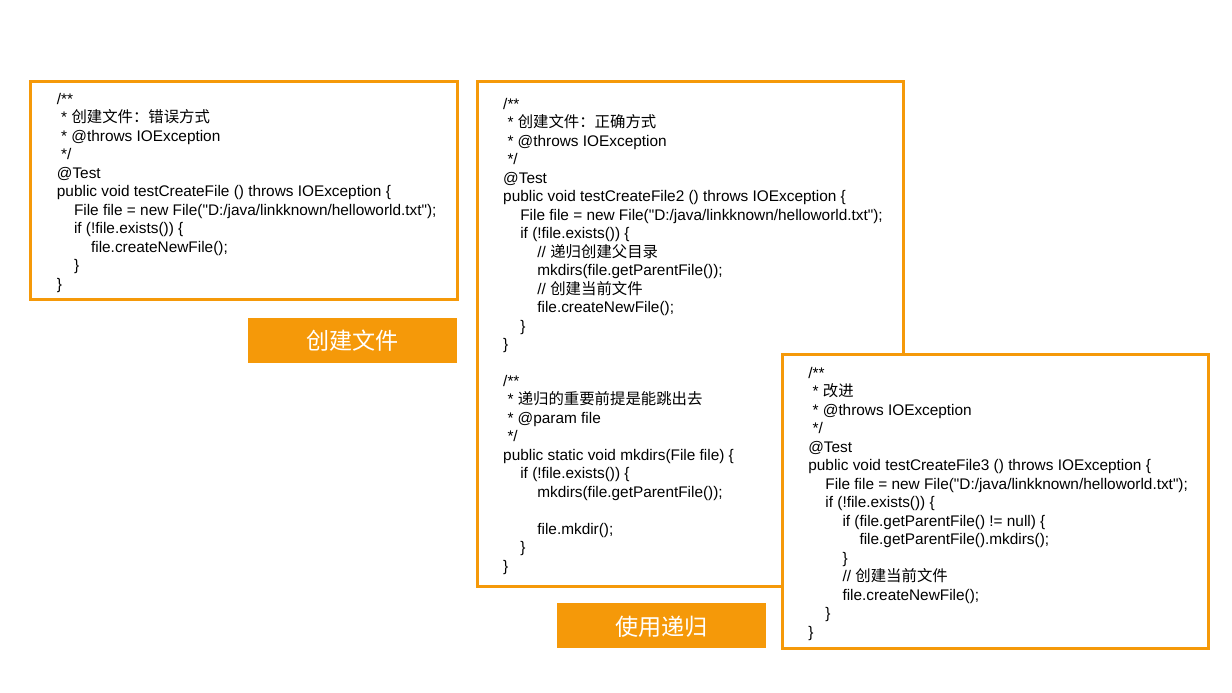
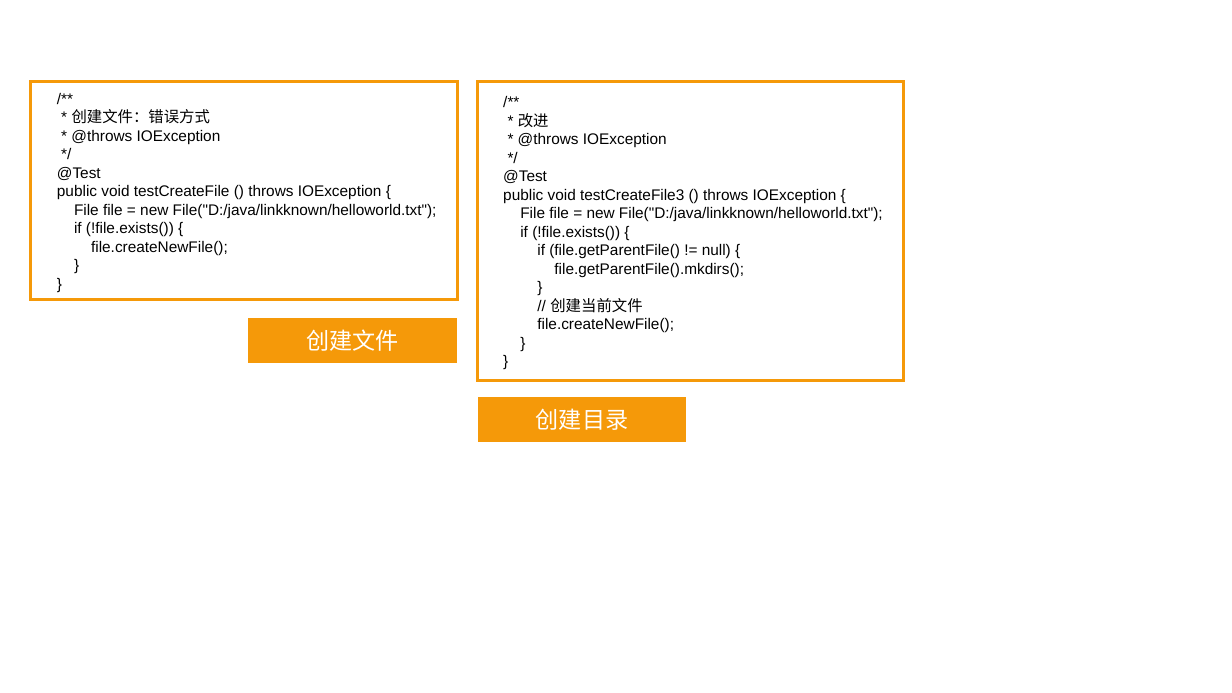
Before and after one commit to linkknown/PPT, a slide deck: slide 8 of 基础PPT/JavaSE进阶第三版/第6章：Java IO基础.pptx. Drawn at 1232x693 pixels with LibreOffice and Linux fonts; fonts in the diff are those of the drawing; background and template pictures are left out. Boxes give left, top, right and bottom in pixels: in the first picture for what was removed or moved away, otherwise in the second. Text is boxed around its words. In the diff, an @@ line names an element or a change of style, - is before the commit and + after.

```diff
--- a/基础PPT/JavaSE进阶第三版/第6章：Java IO基础.pptx
+++ b/基础PPT/JavaSE进阶第三版/第6章：Java IO基础.pptx
@@ rectangle "/**" resized from (x1=477, y1=82, x2=904, y2=587) to (x1=477, y1=82, x2=904, y2=381) @@
@@ text in rectangle at (x1=518, y1=113, x2=549, y2=127): text changed @@
-* 创建文件：正确方式
+* 改进
@@ text in rectangle at (x1=503, y1=189, x2=837, y2=203): text changed @@
-public void testCreateFile2 () throws IOException {
+public void testCreateFile3 () throws IOException {
@@ text in rectangle at (x1=537, y1=244, x2=744, y2=277): text changed @@
-// 递归创建父目录
-mkdirs(file.getParentFile());
+if (file.getParentFile() != null) {
+file.getParentFile().mkdirs();
+}
@@ rectangle removed at (x1=783, y1=354, x2=1210, y2=649) @@
-/**
-* 改进
-* @throws IOException
-*/
-@Test
-public void testCreateFile3 () throws IOException {
-File file = new File("D:/java/linkknown/helloworld.txt");
-if (!file.exists()) {
-if (file.getParentFile() != null) {
-file.getParentFile().mkdirs();
-}
-// 创建当前文件
-file.createNewFile();
-}
-}
@@ rectangle added at (x1=477, y1=396, x2=687, y2=443), fill #F59909, outline #FFFFFF 1 pt, 18 pt, text #FFFFFF @@
+创建目录
@@ text in rectangle at (x1=503, y1=391, x2=725, y2=537): paragraphs removed @@
-/**
-* 递归的重要前提是能跳出去
-* @param file
-*/
-public static void mkdirs(File file) {
-if (!file.exists()) {
-mkdirs(file.getParentFile());
-file.mkdir();
-}
-}
@@ rectangle removed at (x1=557, y1=603, x2=767, y2=649) @@
-使用递归
```
Also in this commit, not shown: 12 other slides changed, 2 slides added, 1 slide removed, 12 other files.
